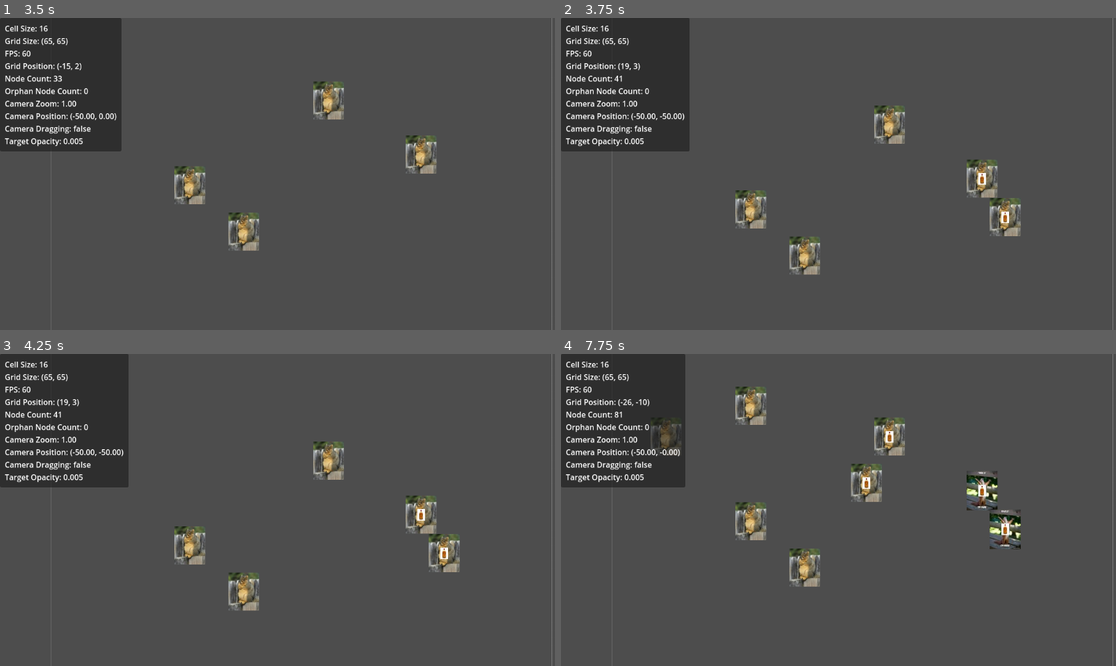
Above: before the commit, frames 1-4 (two rows, left to right).
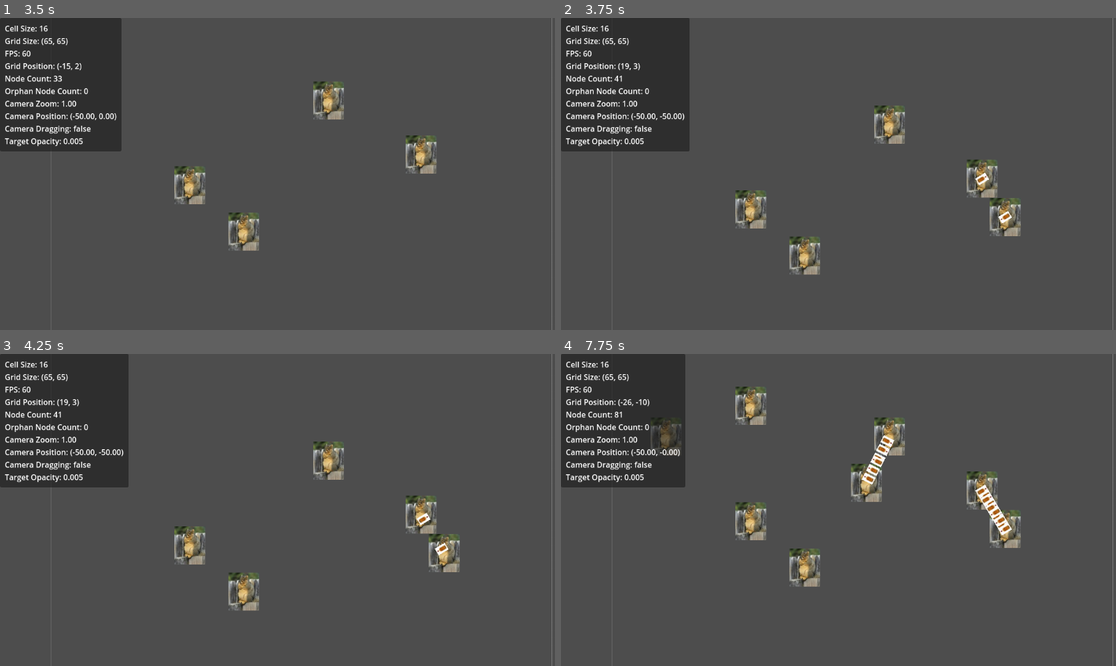
Above: after the commit, the same moments.

Repository: atomazu/vtuber-jam
Game: Godot game, scene res://main.tscn
Two runs of this game, one before a commit and one after it. Both use one fixed random seed, a clock stepped at 60 frames per second and the inputs below.
Inputs (mouse positions are in pixels of both pictures, inside the frame that each line leads up to):
- Up to frame 1 (3.5 s): tap Enter at 0.5, 2 s; move the mouse to (399, 158) at 0.52 s; right-click (399, 158) at 0.6 s; click (399, 158) at 0.67 s; tap Space at 1.25, 2.75 s; drag from (166, 189) to (399, 155) at 1.27 s; move the mouse to (333, 105) at 2.02 s; tap A (cam_left) at 2.1 s; click (333, 105) at 2.17 s; right-click (333, 105) at 2.3 s; drag from (249, 236) to (188, 186) at 2.77 s
- Up to frame 2 (3.75 s): tap Enter at 3.5 s; move the mouse to (1005, 220) at 3.52 s; tap W (cam_up) at 3.6 s; click (1005, 220) at 3.67 s
- Up to frame 3 (4.25 s): right-click (444, 556) at 3.8 s
- Up to frame 4 (7.75 s): drag from (672, 463) to (888, 460) at 4.27 s; move the mouse to (866, 510) at 5.02 s; right-click (866, 510) at 5.1 s; click (866, 510) at 5.17 s; drag from (755, 432) to (805, 591) at 5.77 s; move the mouse to (960, 494) at 6.52 s; tap S (cam_down) at 6.6 s; click (960, 494) at 6.67 s; right-click (960, 494) at 6.8 s; drag from (727, 525) to (666, 438) at 7.27 s

Frame 1 is identical in both runs. In frame 2, 0.1% of the frame differs, in the area x 74-82%, y 49-66%; in frame 3, 0.2%; in frame 4, 1.6%, in the area x 54-83%, y 24-63%.

Commit message:
flying and danaging projectiles

Diff:
--- a/building_system/building.gd
+++ b/building_system/building.gd
@@ -86,7 +86,6 @@
 	if is_instance_valid(target):
 		projectile = projectile_factory.create_projectile(projectile_type, damage, shot_speed, target, position)
 		projectile_parent.add_child.call_deferred(projectile)
-		enemys[0].get_parent().get_damaged(damage)
 		await get_tree().create_timer(firerate).timeout
 	state = BuildingState.IDLE
 	print("Damage: ", damage,  " | Target: ", target.get_meta("name"), " | Health: ", health)
--- a/projectile_system/projectile.gd
+++ b/projectile_system/projectile.gd
@@ -1,5 +1,5 @@
 class_name Projectile
-extends Node2D
+extends CharacterBody2D
 
 var speed: float
 var damage: int
@@ -7,6 +7,7 @@
 var sprite_path: String
 var target
 var location
+var target_position
 
 
 func _init(projectile_data: ProjectileData):
@@ -17,17 +18,29 @@
 	sprite = Sprite2D.new()
 	location = projectile_data.location
 	sprite.texture = load(sprite_path)
+	target_position = target.position
 
+
+func _process(delta):
+	position = position.move_toward(target_position, delta * speed)
+	if position == target_position:
+		deal_damage()
 
 func _ready():
 	add_child(sprite)
 	spawn()
-	flying()
+	look_at(target_position)
 
 
 func spawn():
 	position = location
 
 
-func flying():
-	pass
+func remove():
+	queue_free()
+
+
+func deal_damage():
+	if is_instance_valid(target):
+		target.get_damaged(damage)
+	remove()
--- a/projectile_system/projectile_factory.gd
+++ b/projectile_system/projectile_factory.gd
@@ -11,7 +11,7 @@
 					"res://assets/Arrow.jpeg",
 					damage,
 					speed_modifier,
-					0.5,
+					2,
 					target,
 					spawn
 				)
--- a/tests/tests.tscn
+++ b/tests/tests.tscn
@@ -75,14 +75,6 @@
 focus_mode = 0
 text = "Exit"
 
-[node name="DragIndicator" type="Control" parent="CanvasLayer" groups=["drag_indicator"]]
-layout_mode = 3
-anchors_preset = 15
-anchor_right = 1.0
-anchor_bottom = 1.0
-grow_horizontal = 2
-grow_vertical = 2
-
 [node name="ExamList" type="Node" parent="."]
 
 [node name="BuildingManagerTest" type="Node" parent="ExamList"]
